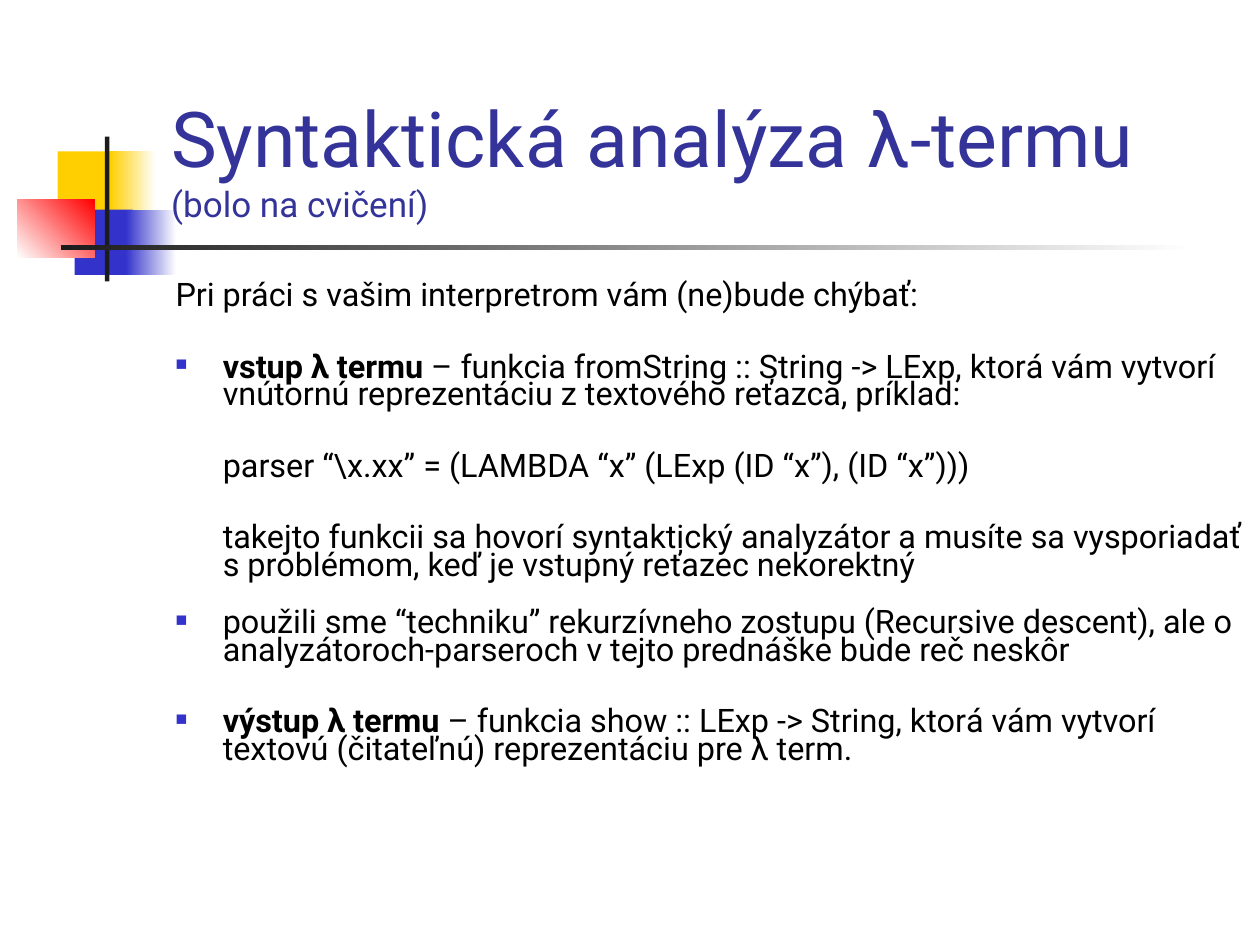
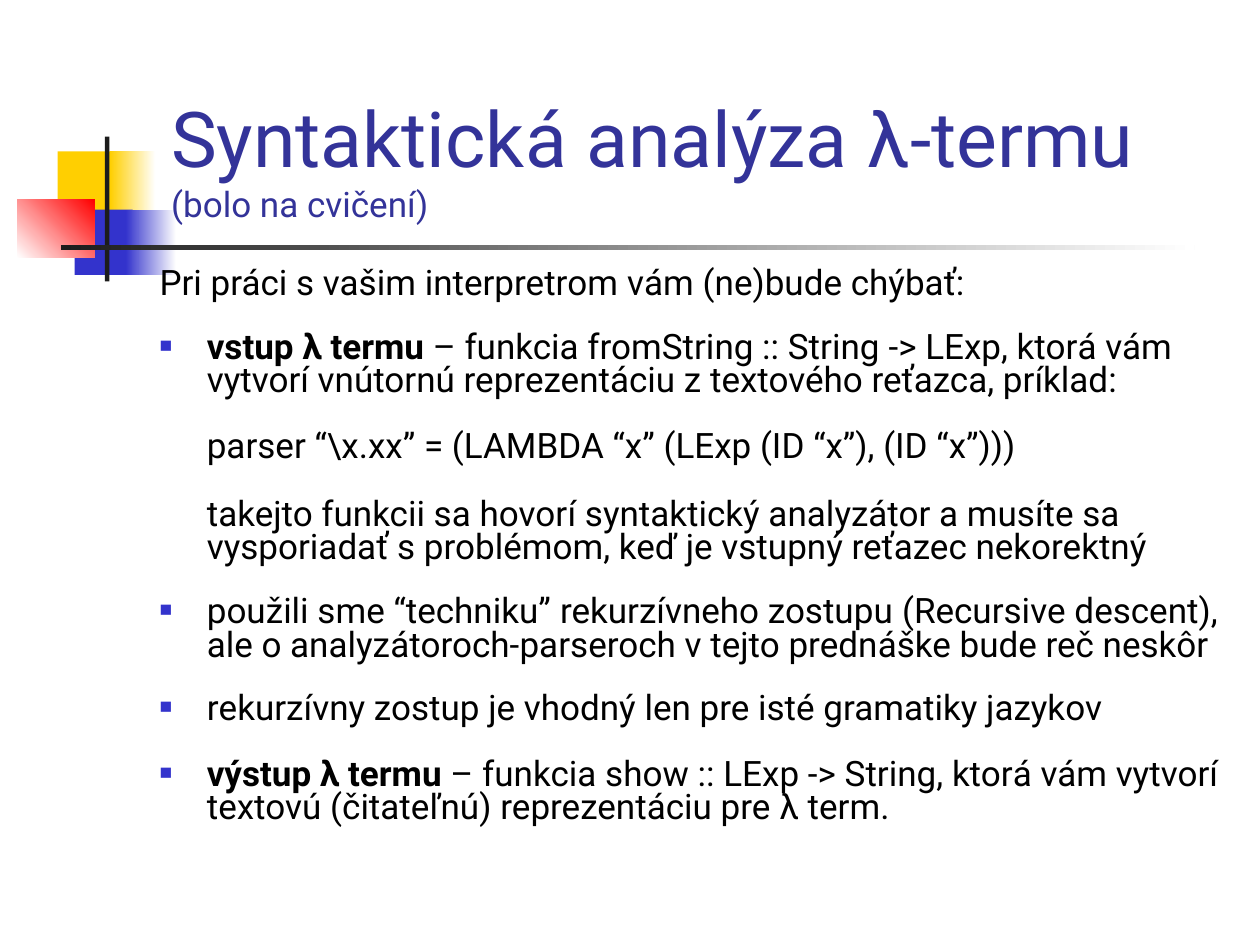
Before and after one commit to Funkcionalne/Prednasky, a slide deck: slide 5 of 06/06_fpro.ppt. Drawn at 1260x945 pixels with LibreOffice and Linux fonts; fonts in the diff are those of the drawing. Boxes give left, top, right and bottom in pixels: in the first picture for what was removed or moved away, otherwise in the second. Text is boxed around its words. In the diff, an @@ line names an element or a change of style, - is before the commit and + after.

```diff
--- a/06/06_fpro.ppt
+++ b/06/06_fpro.ppt
@@ text "Pri práci s vašim interpretrom ...": place and size @@
-text "Pri práci s vašim interpretrom ..." at <box>176,279,1241,768</box>
+text "Pri práci s vašim interpretrom ..." at <box>160,263,1218,827</box>
@@ text at <box>160,263,1218,827</box>: size 18.5 to 20 pt; line spacing 0.7 to 0.8 @@
@@ text at <box>207,693,1102,728</box>: paragraph added @@
+■ rekurzívny zostup je vhodný len pre isté gramatiky jazykov
```
Also in this commit, not shown: 8 other slides changed, 3 slides added, 1 other file.
